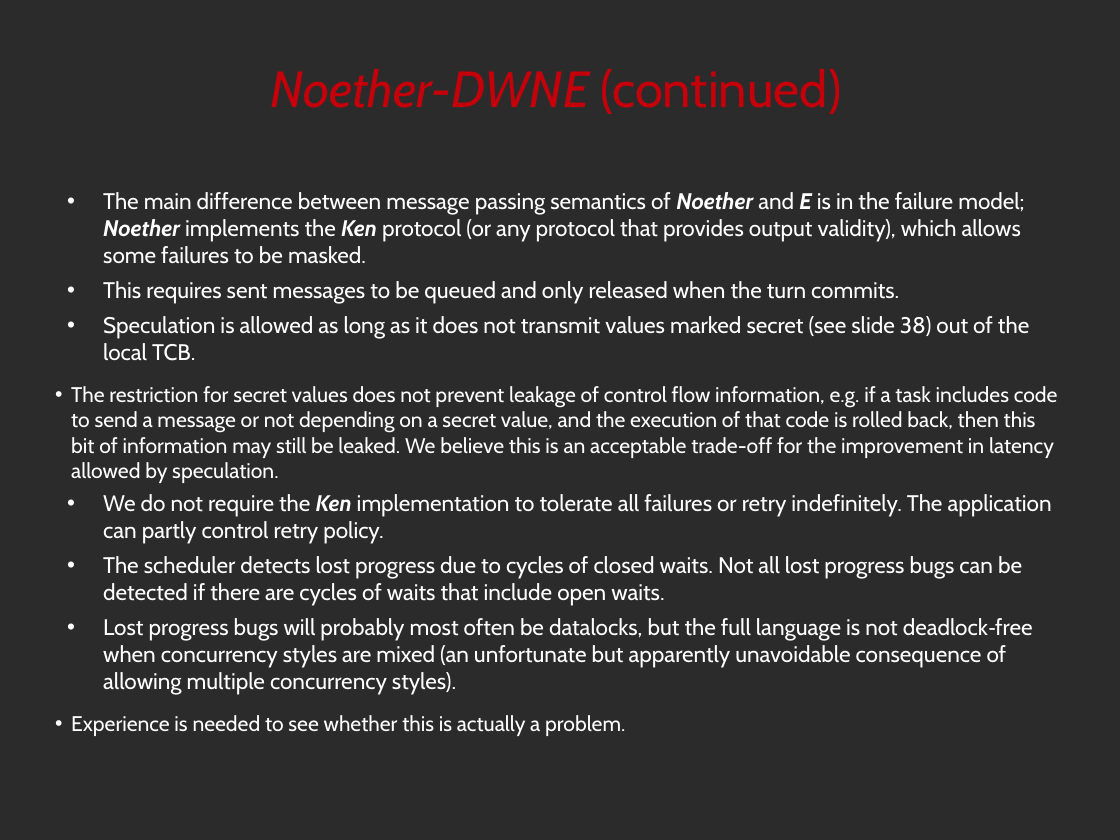
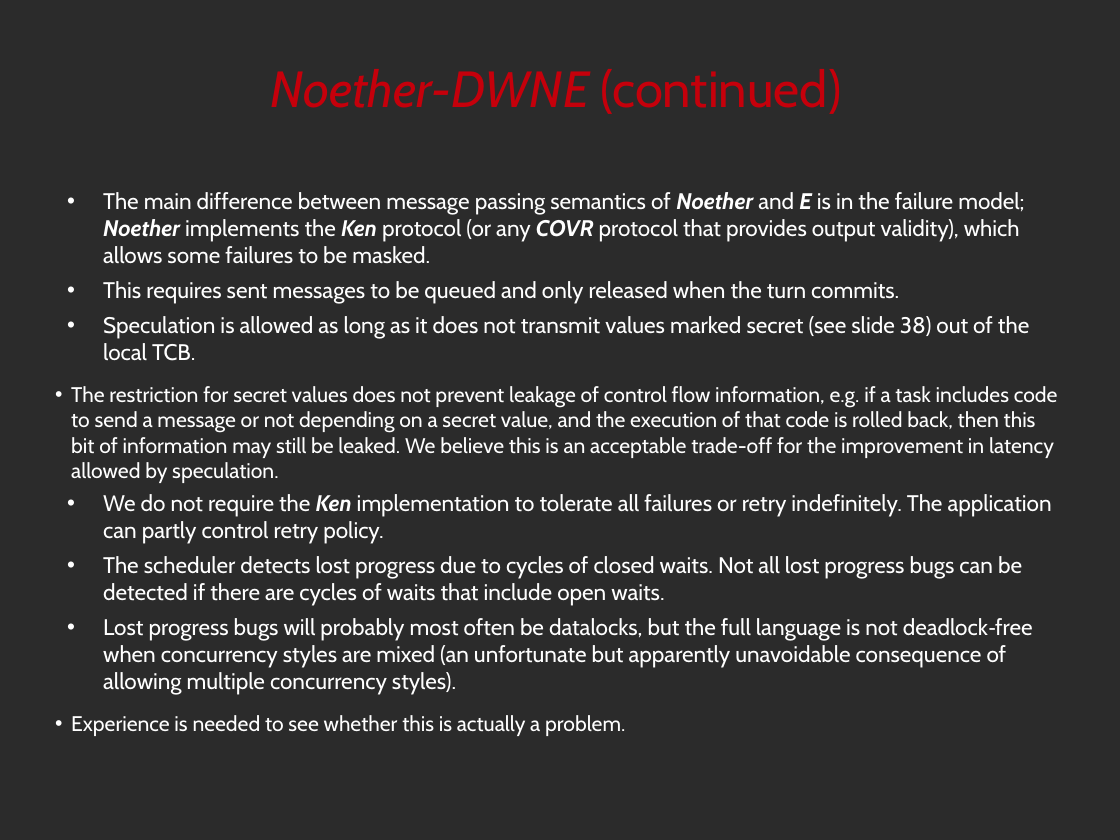
Before and after one commit to noether-lang/noether, a slide deck: slide 51 of doc/presentations/StrangeLoop/src/noether.odp (slide 50 before the commit). Drawn at 1120x840 pixels with LibreOffice and Linux fonts; fonts in the diff are those of the drawing; background and template pictures are left out; a plain dark background stands for a picture behind light text. Boxes give left, top, right and bottom in pixels: in the first picture for what was removed or moved away, otherwise in the second. Text is boxed around its words. In the diff, an @@ line names an element or a change of style, - is before the commit and + after.

```diff
--- a/doc/presentations/StrangeLoop/src/noether.odp
+++ b/doc/presentations/StrangeLoop/src/noether.odp
@@ text at <box>103,192,1024,264</box>: text changed @@
-• The main difference between message passing semantics of Noether and E is in the failure model; Noether implements the Ken protocol (or any protocol that provides output validity), which allows some failures to be masked.
+• The main difference between message passing semantics of Noether and E is in the failure model; Noether implements the Ken protocol (or any COVR protocol that provides output validity), which allows some failures to be masked.
```
Also in this commit, not shown: 5 other slides changed, 1 slide added, 6 other files.
